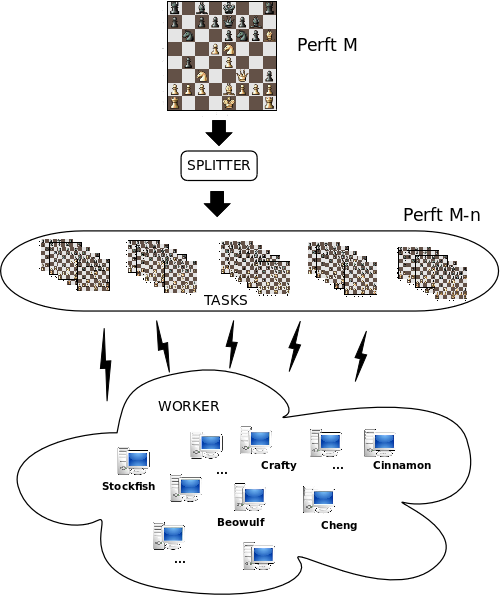
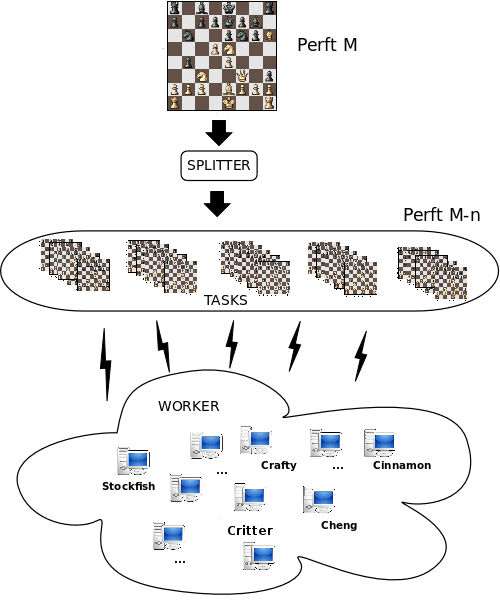
Layer changes from the first 500×606 image to the second:
added layer "Critter ..." above "auriga.png" over [228, 525, 273, 535]
painted on "auriga.png" over [217, 518, 265, 526]
